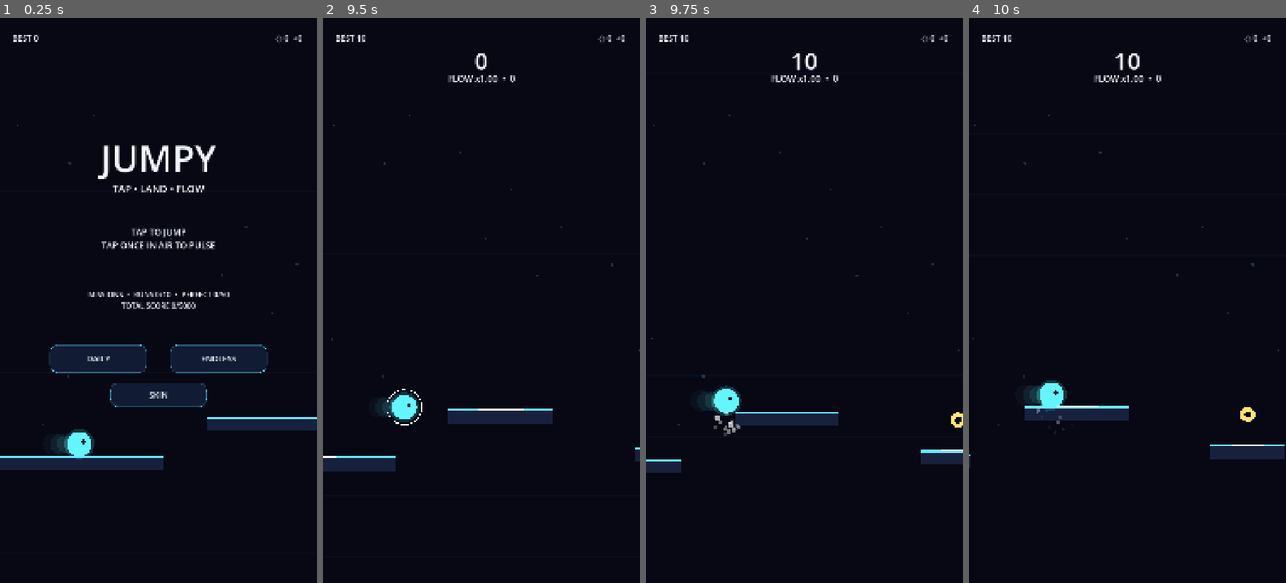
Above: before the commit, frames 1-4 (left to right).
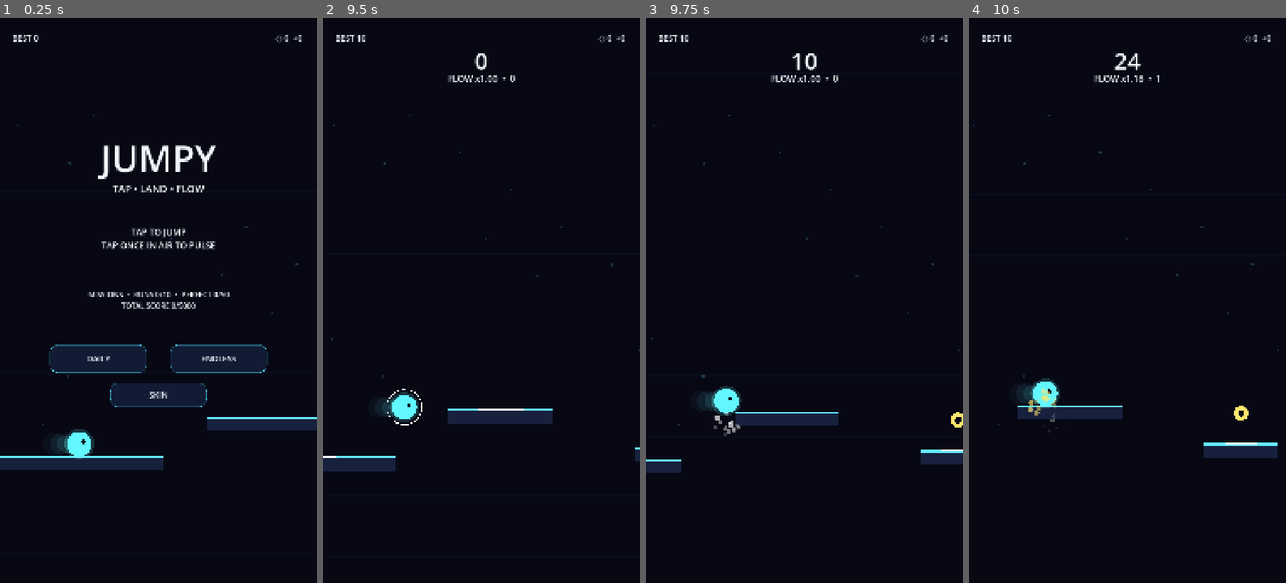
Above: after the commit, the same moments.

Repository: dbrckk/Jumpy
Game: Godot game, scene res://scenes/Main.tscn
Two runs of this game, one before a commit and one after it. Both use one fixed random seed, a clock stepped at 60 frames per second and the inputs below.
Inputs (mouse positions are in pixels of both pictures, inside the frame that each line leads up to):
- Up to frame 1 (0.25 s): no input
- Up to frame 2 (9.5 s): click "ENDLESS" at 0.5 s; click "ENDLESS" at 1.25 s; click "DAILY" at 2 s; click "SKIN" at 2.75 s; click "DAILY" at 3.5 s; click "SKIN" at 4.25 s; click "DAILY" at 5 s; click "ENDLESS" at 5.75 s; click "SKIN" at 6.5 s; tap Enter at 7.25 s; move the mouse to (551, 272) at 7.27 s; hold Space (tap) 7.28-8.03 s; click (551, 272) at 7.42 s; move the mouse to (418, 328) at 8.02 s; tap Space (tap) at 8.1 s; click (418, 328) at 8.17 s; click "RETRY" at 8.75 s
- Up to frame 3 (9.75 s): move the mouse to (836, 176) at 9.52 s; hold Space (tap) from 9.53 s (still down); click (836, 176) at 9.67 s
- Up to frame 4 (10 s): keep holding Space (tap)

Frames 1-3 are identical in both runs. In frame 4, 1.3% of the frame differs, in the area x 0-100%, y 6-80%.

Commit message:
Autocycle: evolve Jumpy safely

Diff:
--- a/scripts/main.gd
+++ b/scripts/main.gd
@@ -269,6 +269,10 @@
 	var center: float = float(p.x) + float(p.w) * 0.5
 	var perfect_zone: float = minf(80.0, float(p.w) * 0.22)
 	var perfect: bool = absf(PLAYER_X - center) <= perfect_zone
+	var left_edge: float = float(p.x)
+	var right_edge: float = float(p.x) + float(p.w)
+	var edge_distance: float = minf(absf(PLAYER_X - left_edge), absf(right_edge - PLAYER_X))
+	var clutch: bool = not perfect and edge_distance <= PLAYER_R * 0.72
 	if perfect:
 		combo += 1
 		perfects += 1
@@ -278,11 +282,18 @@
 		flash = 0.24
 		burst(Vector2(PLAYER_X, player_y + PLAYER_R), Color("ffffff"), 22, 420.0)
 		Integrations.haptic(32)
+	elif clutch:
+		combo += 1
+		flow = minf(5.0, 1.0 + float(combo) * 0.18)
+		score += int(12.0 * flow)
+		camera_kick = 12.0
+		burst(Vector2(PLAYER_X, player_y + PLAYER_R), Color("ffe66d"), 18, 360.0)
+		Integrations.haptic(26)
 	else:
 		combo = maxi(0, combo - 1)
 		flow = maxf(1.0, 1.0 + float(combo) * 0.25)
 		burst(Vector2(PLAYER_X, player_y + PLAYER_R), skin_color(), 6, 180.0)
-	Integrations.event("landing", {"perfect": perfect, "combo": combo, "score": score})
+	Integrations.event("landing", {"perfect": perfect, "clutch": clutch, "combo": combo, "score": score})
 
 func collect_coin() -> void:
 	for p: Dictionary in platforms:
